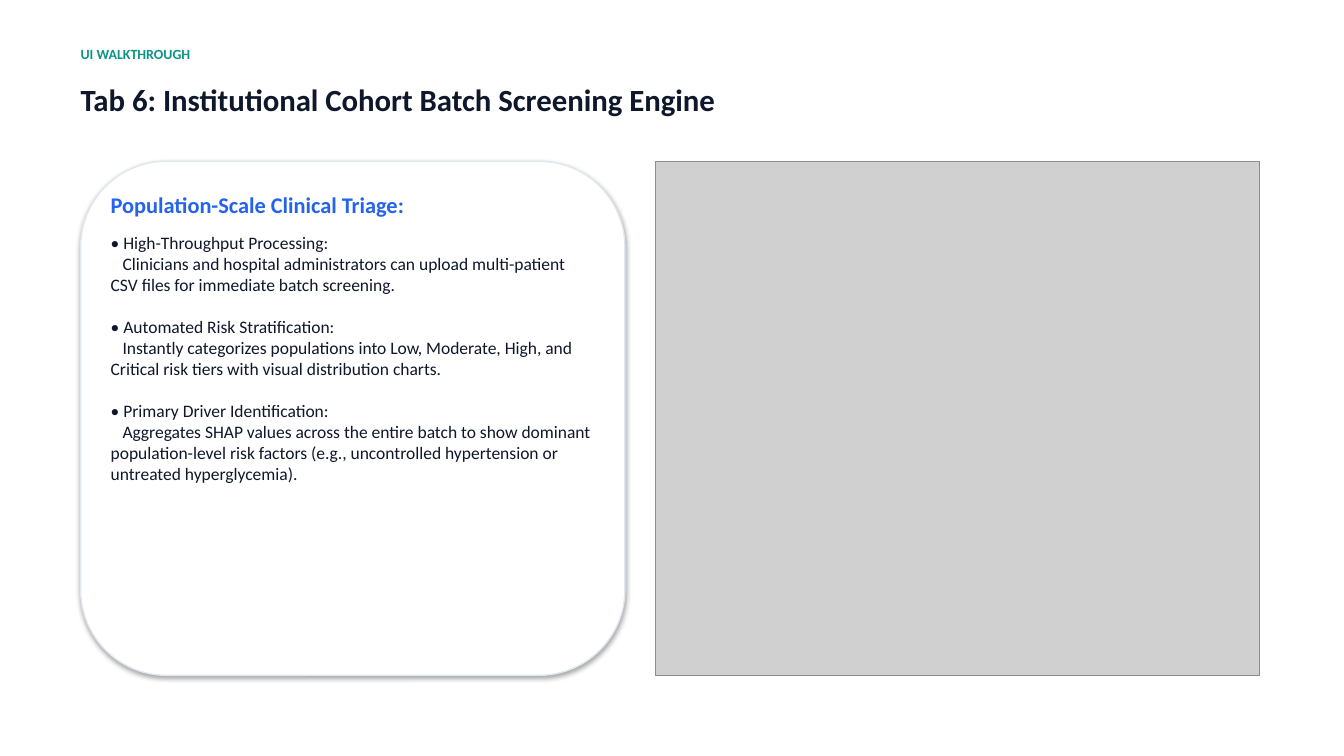
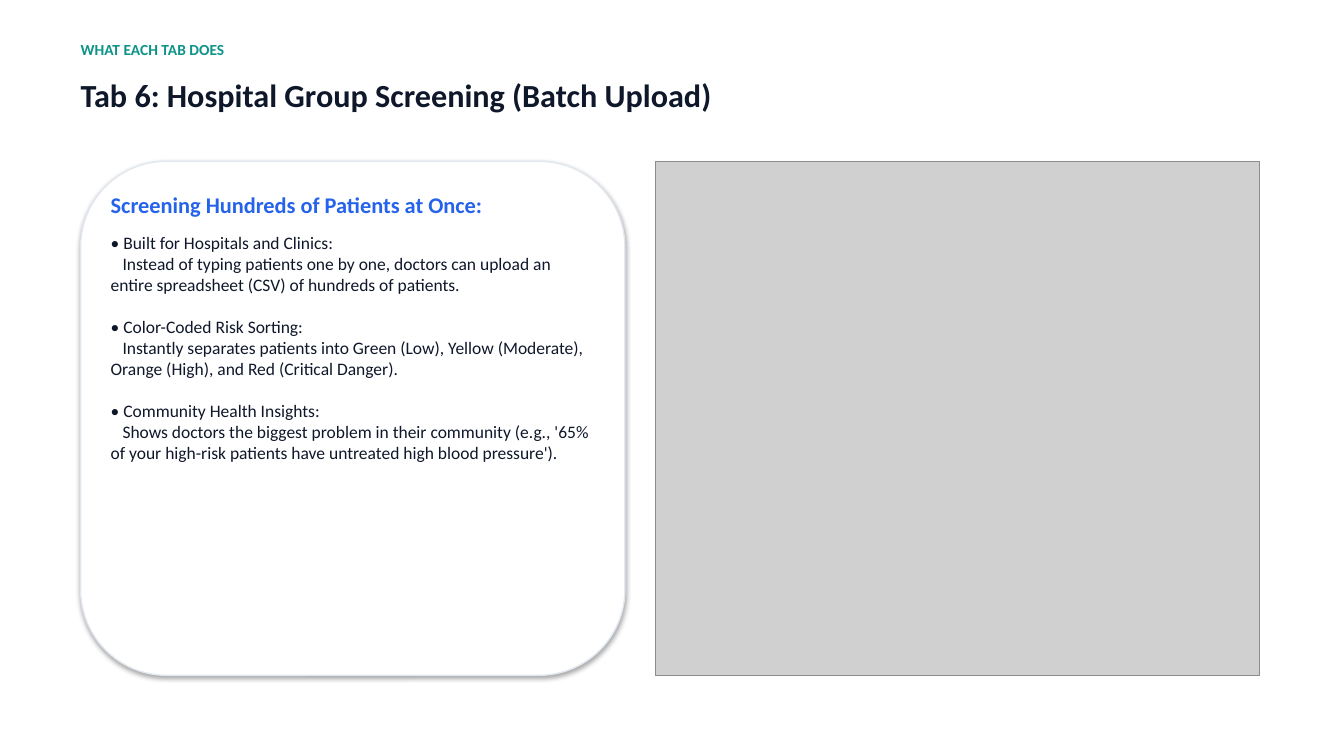
Before and after one commit to Tanishka-2004/stroke-xai-framework, a slide deck: slide 12 of NEUROPULSE_STROKE_XAI_PRESENTATION.pptx. Drawn at 1344x756 pixels with LibreOffice and Linux fonts; fonts in the diff are those of the drawing; grey boxes stand for pictures. Boxes give left, top, right and bottom in pixels: in the first picture for what was removed or moved away, otherwise in the second. Text is boxed around its words. In the diff, an @@ line names an element or a change of style, - is before the commit and + after.

```diff
--- a/NEUROPULSE_STROKE_XAI_PRESENTATION.pptx
+++ b/NEUROPULSE_STROKE_XAI_PRESENTATION.pptx
@@ text at [81, 45, 224, 55]: text changed; size 10 to 11 pt @@
-UI WALKTHROUGH
+WHAT EACH TAB DOES
@@ text at [81, 83, 712, 113]: text changed; size 22 to 23 pt @@
-Tab 6: Institutional Cohort Batch Screening Engine
+Tab 6: Hospital Group Screening (Batch Upload)
@@ text at [111, 197, 588, 462]: text changed @@
-Population-Scale Clinical Triage:
-• High-Throughput Processing:
-Clinicians and hospital administrators can upload multi-patient CSV files for immediate batch screening.
-• Automated Risk Stratification:
-Instantly categorizes populations into Low, Moderate, High, and Critical risk tiers with visual distribution charts.
-• Primary Driver Identification:
-Aggregates SHAP values across the entire batch to show dominant population-level risk factors (e.g., uncontrolled hypertension or untreated hyperglycemia).
+Screening Hundreds of Patients at Once:
+• Built for Hospitals and Clinics:
+Instead of typing patients one by one, doctors can upload an entire spreadsheet (CSV) of hundreds of patients.
+• Color-Coded Risk Sorting:
+Instantly separates patients into Green (Low), Yellow (Moderate), Orange (High), and Red (Critical Danger).
+• Community Health Insights:
+Shows doctors the biggest problem in their community (e.g., '65% of your high-risk patients have untreated high blood pressure').
```
Also in this commit, not shown: 11 other slides changed, 3 slides added, 3 slides removed, 2 other files.
